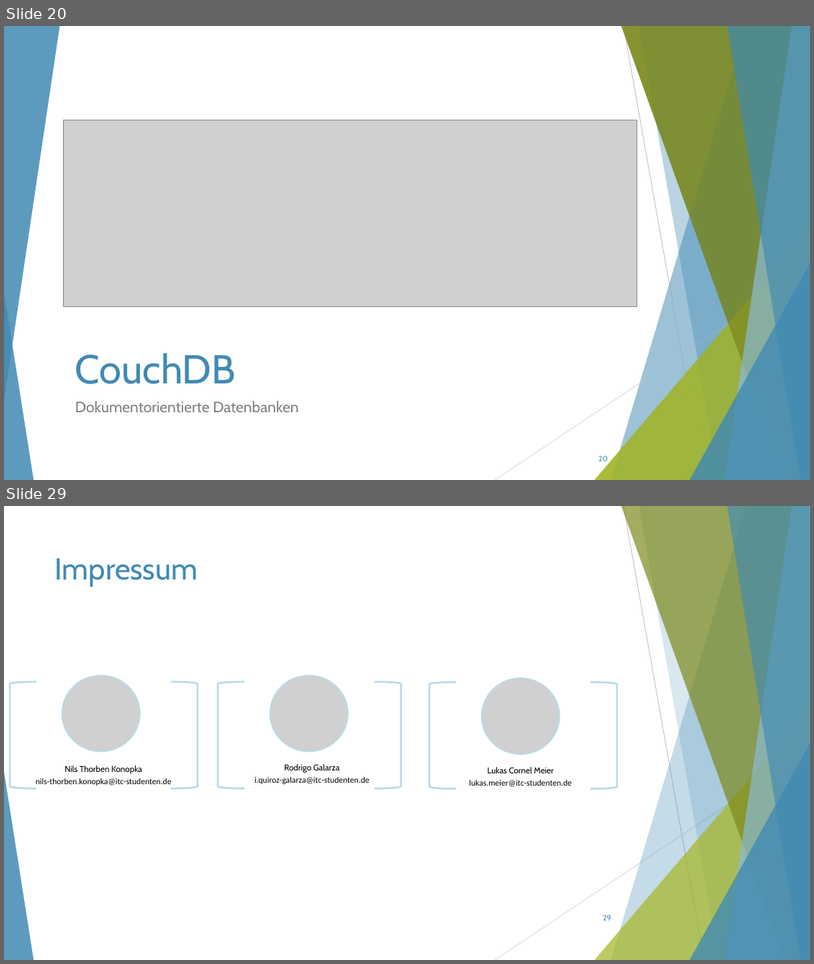
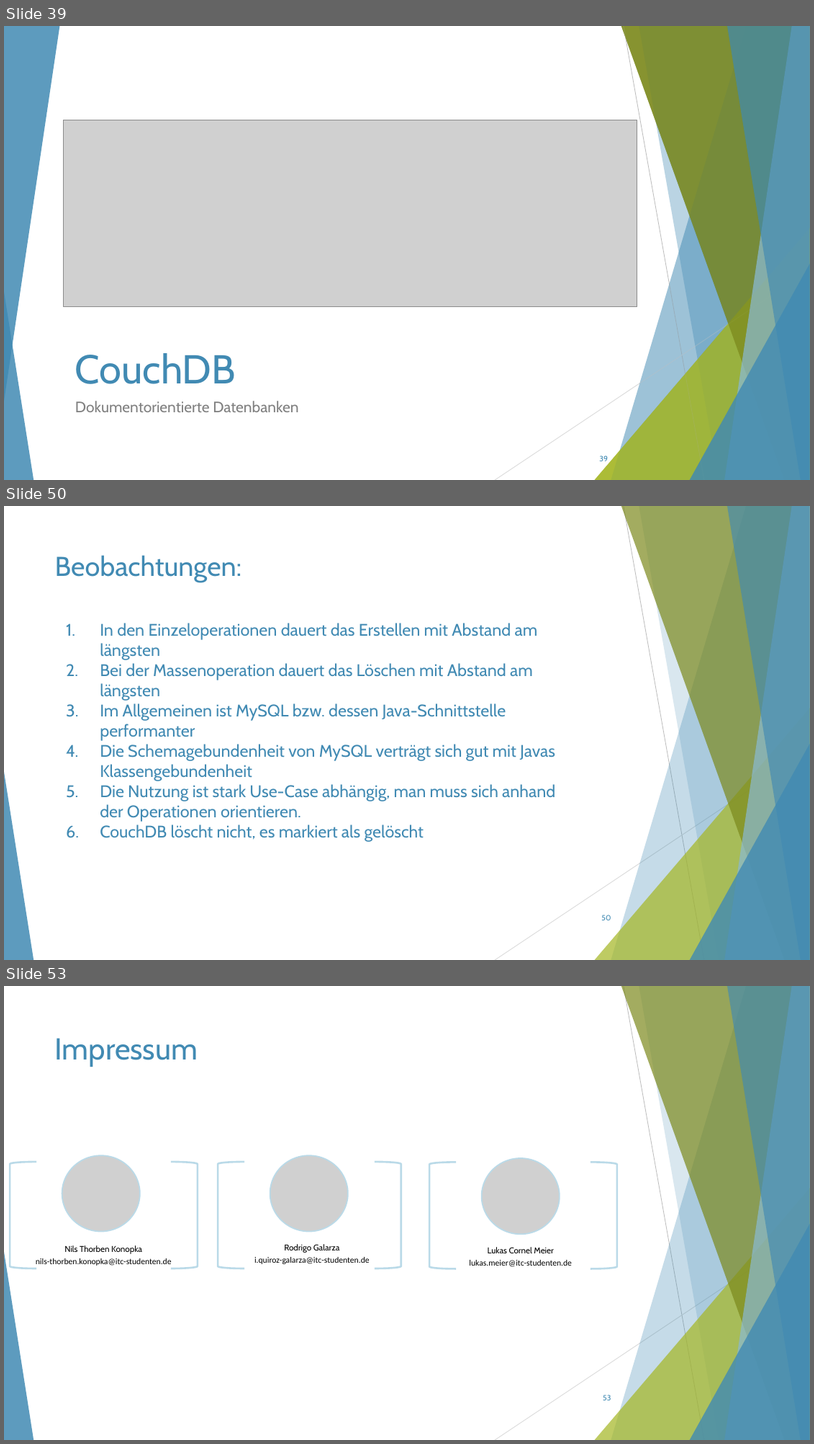
Before and after one commit to ThorbenKonopka/ModerneDB, a slide deck: Präsentation.pptx. Shown one above the other, each under a label of ours: slides 20 and 29 before the commit, slides 39, 50 and 53 after it; the slides between them are not shown. The pictures are 814x964 and 814x1444 pixels, drawn with LibreOffice and Linux fonts; fonts in the diff are those of the drawing; grey boxes stand for pictures. Boxes give left, top, right and bottom in pixels: in the first picture for what was removed or moved away, otherwise in the second. Text is boxed around its words. In the diff, an @@ line names an element or a change of style, - is before the commit and + after.

```diff
--- a/Präsentation.pptx
+++ b/Präsentation.pptx
@@ slide 50 added at box(4, 506, 810, 960), background #FFFFFF; not listed: 10 template elements that a slide beside it also shows @@
@@ title added at box(55, 555, 242, 583), 32.4 pt, text #418AB3 @@
+Beobachtungen:
@@ text added at box(100, 623, 556, 842), 20 pt, text #418AB3 @@
+1. In den Einzeloperationen dauert das Erstellen mit Abstand am längsten
+2. Bei der Massenoperation dauert das Löschen mit Abstand am längsten
+3. Im Allgemeinen ist MySQL bzw. dessen Java-Schnittstelle performanter
+4. Die Schemagebundenheit von MySQL verträgt sich gut mit Javas Klassengebundenheit
+5. Die Nutzung ist stark Use-Case abhängig, man muss sich anhand der Operationen orientieren.
+6. CouchDB löscht nicht, es markiert als gelöscht
@@ page number added at box(602, 914, 611, 920), 9 pt, text #418AB3 @@
+50
@@ what was slide 20 is now slide 39 @@
@@ page number at box(599, 455, 608, 461): text changed @@
-20
+39
@@ what was slide 29 is now slide 53 @@
@@ page number at box(603, 1394, 611, 1400): text changed @@
-29
+53
```
Also in this commit, not shown: 9 slides changed, 28 other slides added, 5 slides removed, 1 other file.
